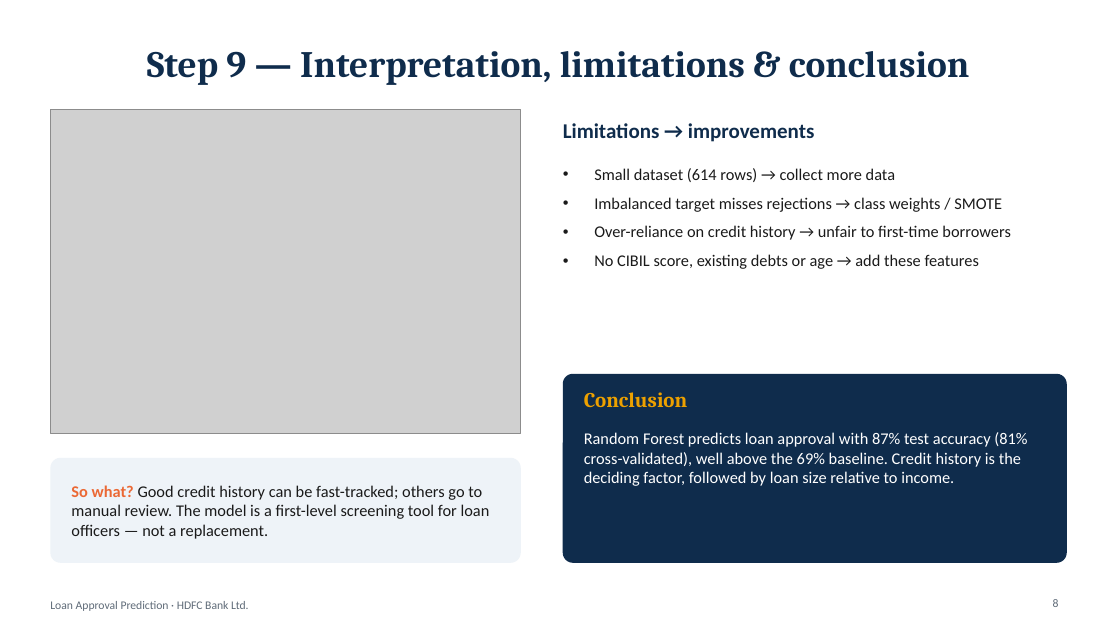
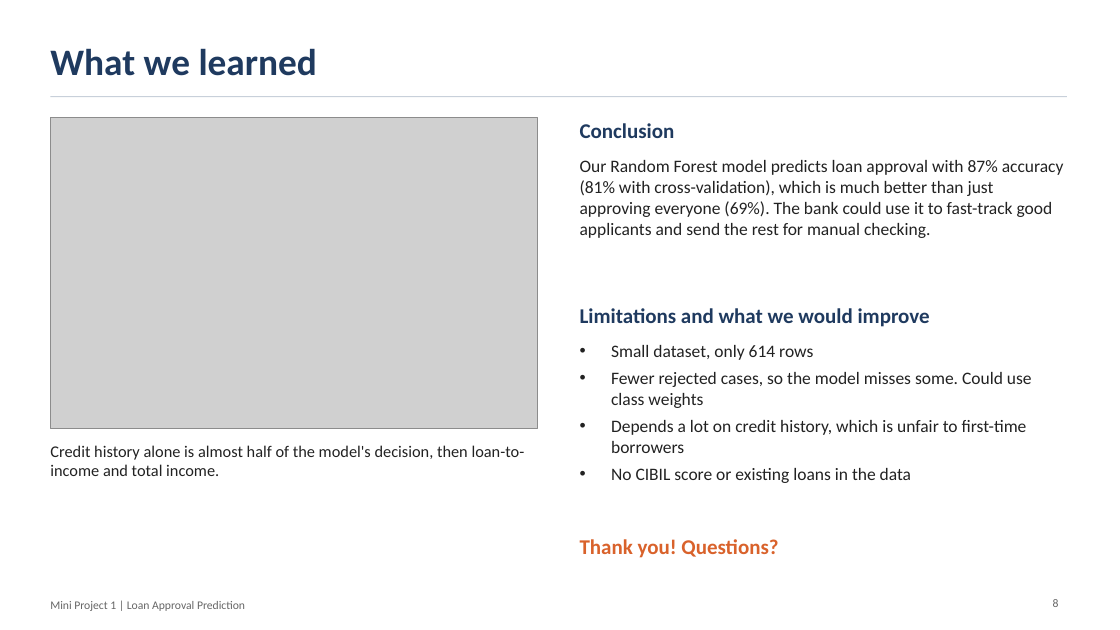
Before and after one commit to agamjotdhingra/mini-project-1, a slide deck: slide 8 of deliverables/Loan_Approval_Presentation.pptx. Drawn at 1120x630 pixels with LibreOffice and Linux fonts; fonts in the diff are those of the drawing; grey boxes stand for pictures. Boxes give left, top, right and bottom in pixels: in the first picture for what was removed or moved away, otherwise in the second. Text is boxed around its words. In the diff, an @@ line names an element or a change of style, - is before the commit and + after.

```diff
--- a/deliverables/Loan_Approval_Presentation.pptx
+++ b/deliverables/Loan_Approval_Presentation.pptx
@@ title at bbox=[50, 48, 317, 76]: text changed; font Cambria to Calibri; text colour #0F2C4C to #1F3A5F @@
-Step 9 — Interpretation, limitations & conclusion
+What we learned
@@ picture: place and size @@
-picture at bbox=[50, 109, 521, 434]
+picture at bbox=[50, 118, 538, 429]
@@ line added from (50, 97) to (1067, 97), #C8D0DA 1 pt @@
@@ text "Conclusion": place and size @@
-text "Conclusion" at bbox=[584, 392, 688, 407]
+text "Conclusion" at bbox=[580, 123, 675, 138]
@@ text "Conclusion" at bbox=[580, 123, 675, 138]: font Cambria to Calibri, text colour #EDA100 to #1F3A5F @@
@@ text at bbox=[580, 160, 1064, 238]: text changed; size 18 to 15 pt; text colour #0F2C4C to #222222; bold off @@
-Limitations → improvements
+Our Random Forest model predicts loan approval with 87% accuracy (81% with cross-validation), which is much better than just approving everyone (69%). The bank could use it to fast-track good applicants and send the rest for manual checking.
@@ text at bbox=[580, 308, 930, 327]: text changed; size 14 to 18 pt; text colour #1A1A1A to #1F3A5F; bold on @@
-• Small dataset (614 rows) → collect more data
-• Imbalanced target misses rejections → class weights / SMOTE
-• Over-reliance on credit history → unfair to first-time borrowers
-• No CIBIL score, existing debts or age → add these features
+Limitations and what we would improve
@@ text added at bbox=[611, 345, 1032, 483], 15 pt, text #222222 @@
+• Small dataset, only 614 rows
+• Fewer rejected cases, so the model misses some. Could use class weights
+• Depends a lot on credit history, which is unfair to first-time borrowers
+• No CIBIL score or existing loans in the data
@@ rounded rectangle removed at bbox=[563, 374, 1067, 563] @@
@@ text added at bbox=[50, 445, 525, 476], 14 pt, text #222222 @@
+Credit history alone is almost half of the model's decision, then loan-to-income and total income.
@@ text removed at bbox=[584, 432, 1027, 486] @@
-Random Forest predicts loan approval with 87% test accuracy (81% cross-validated), well above the 69% baseline. Credit history is the deciding factor, followed by loan size relative to income.
@@ rounded rectangle removed at bbox=[50, 458, 521, 563] @@
@@ text removed at bbox=[71, 485, 490, 539] @@
-So what? Good credit history can be fast-tracked; others go to manual review. The model is a first-level screening tool for loan officers — not a replacement.
@@ text added at bbox=[580, 539, 778, 558], 18 pt, text #D9622B, bold @@
+Thank you! Questions?
@@ page number at bbox=[1053, 599, 1059, 607]: text colour #5F6B78 to #666666 @@
@@ text at bbox=[50, 601, 245, 611]: text changed; text colour #5F6B78 to #666666 @@
-Loan Approval Prediction · HDFC Bank Ltd.
+Mini Project 1 | Loan Approval Prediction
```
Also in this commit, not shown: 4 other slides changed, 3 slides added, 3 slides removed, 5 other files.
